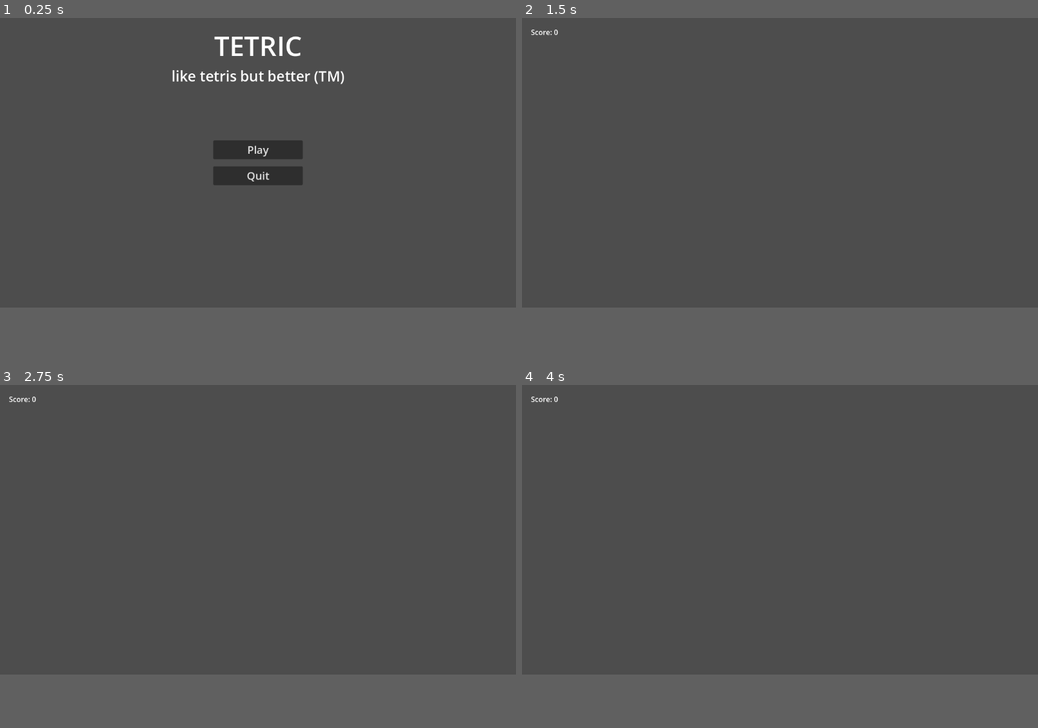
Above: before the commit, frames 1-4 (two rows, left to right).
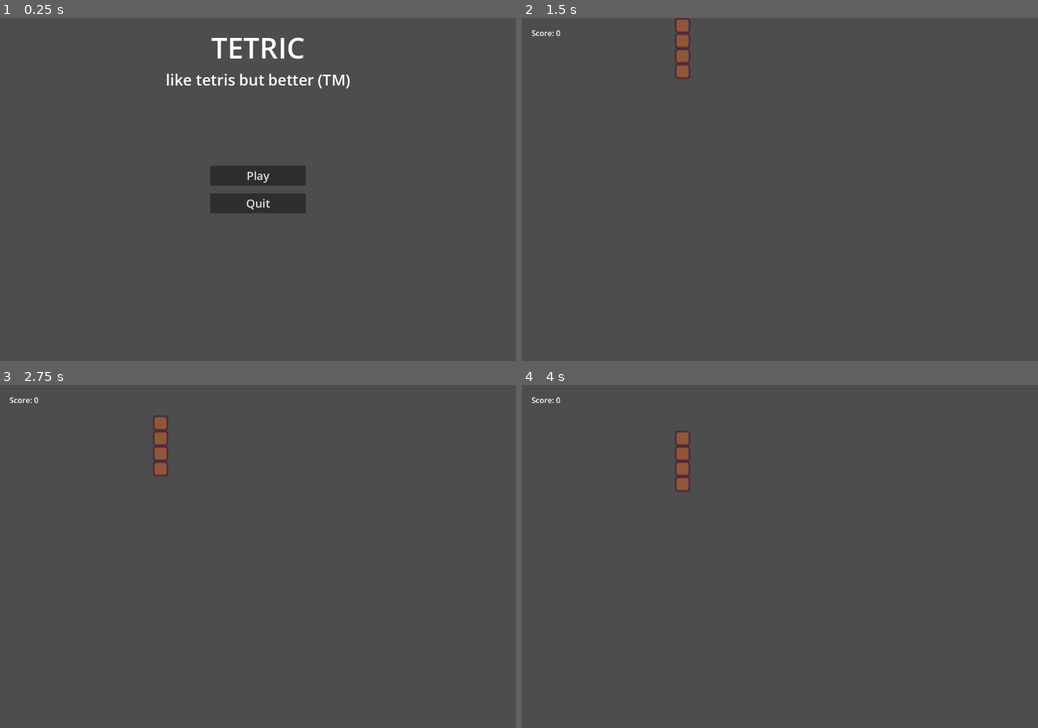
Above: after the commit, the same moments.

Repository: jollyroger182/tetric
Game: Godot game, scene res://scenes/menu/menu.tscn
The game is run twice, just before and just after one commit, with the same random seed, the same clock (stepped at 60 frames per second) and the same inputs.
Inputs:
- Up to frame 1 (0.25 s): no input
- Up to frame 2 (1.5 s): click "Play" at 0.5 s; tap Enter at 1.25 s; hold Right from 1.28 s (still down); tap W (rotate, bound only after the commit) at 1.35 s
- Up to frame 3 (2.75 s): tap Space at 2 s; release Right at 2.03 s; hold Down from 2.03 s (still down); tap W (rotate, bound only after the commit) at 2.1 s
- Up to frame 4 (4 s): release Down at 2.78 s; hold Right 2.78-3.53 s; tap Alt at 2.85 s; tap W (rotate, bound only after the commit) at 3.05, 3.8 s; tap Enter at 3.5 s; hold Up from 3.53 s (still down); tap Shift at 3.6 s
In our replay, the window is 800x450 before the commit and 800x533 after it. These sizes can differ from the game's own. Grey fills any space a smaller window leaves; there, only what the larger window draws over its background counts as a difference.

The runs differ from the first frame. In frame 1, 3.3% of the frame differs, in the area x 32-68%, y 5-57%; in frame 2, 0.6%; in frame 3, 0.6%; in frame 4, 0.6%.

Commit message:
add tetromino scene and logic

Diff:
--- a/autoloads/constants.gd
+++ b/autoloads/constants.gd
@@ -1 +1,2 @@
+const BOARD_SIZE = Vector2i(20, 20)
 const SIZE = 32
--- a/project.godot
+++ b/project.godot
@@ -21,8 +21,19 @@
 
 [display]
 
+window/size/viewport_width=1080
+window/size/viewport_height=720
 window/stretch/mode="viewport"
 
 [editor_plugins]
 
 enabled=PackedStringArray("res://addons/godot_super-wakatime/plugin.cfg")
+
+[input]
+
+rotate={
+"deadzone": 0.2,
+"events": [Object(InputEventKey,"resource_local_to_scene":false,"resource_name":"","device":-1,"window_id":0,"alt_pressed":false,"shift_pressed":false,"ctrl_pressed":false,"meta_pressed":false,"pressed":false,"keycode":0,"physical_keycode":87,"key_label":0,"unicode":119,"location":0,"echo":false,"script":null)
+, Object(InputEventKey,"resource_local_to_scene":false,"resource_name":"","device":-1,"window_id":0,"alt_pressed":false,"shift_pressed":false,"ctrl_pressed":false,"meta_pressed":false,"pressed":false,"keycode":0,"physical_keycode":4194320,"key_label":0,"unicode":0,"location":0,"echo":false,"script":null)
+]
+}
--- /dev/null
+++ b/scenes/components/tetromino/gravity.gd
@@ -0,0 +1,12 @@
+extends Node
+
+@export var piece: Tetromino
+@export var fall_interval = 1.0
+
+var time = 0.0
+
+func _process(delta: float) -> void:
+	time += delta
+	if time >= fall_interval:
+		time = 0.0
+		piece.try_move(Vector2i.DOWN)
--- /dev/null
+++ b/scenes/components/tetromino/input.gd
@@ -0,0 +1,8 @@
+extends Node
+
+@export var piece: Tetromino
+
+
+func _process(delta: float) -> void:
+	if Input.is_action_just_pressed("rotate"):
+		print("rotatey")
--- a/scenes/components/tetromino/tetromino.gd
+++ b/scenes/components/tetromino/tetromino.gd
@@ -1,6 +1,13 @@
 extends Node2D
+class_name Tetromino
+
+@export var board: Board
+
+const cell_image = preload("res://assets/images/cell.png")
 
 @onready var cells: Array[Node2D] = [$Cell1, $Cell2, $Cell3, $Cell4]
+@onready var input_handler = $InputHandler
+
 var offsets: Array[Vector2i] = [
 	Vector2i(0, 0),
 	Vector2i(0, 1),
@@ -8,7 +15,25 @@
 	Vector2i(0, 3)
 ]
 
+var offset = Vector2i.ZERO
+
 
 func _ready() -> void:
 	for i in range(4):
 		cells[i].position = offsets[i] * Constants.SIZE
+		cells[i].scale.x = 1.0 * Constants.SIZE / cell_image.get_width()
+		cells[i].scale.y = 1.0 * Constants.SIZE / cell_image.get_height()
+
+
+func _process(delta: float):
+	pass
+
+
+func update_position():
+	position = offset * Constants.SIZE
+
+
+func try_move(direction: Vector2i):
+	if board.can_place(offset + direction, offsets):
+		offset += direction
+		update_position()
--- a/scenes/components/tetromino/tetromino.tscn
+++ b/scenes/components/tetromino/tetromino.tscn
@@ -1,7 +1,9 @@
-[gd_scene load_steps=3 format=3 uid="uid://bmw36fknked8f"]
+[gd_scene load_steps=5 format=3 uid="uid://bmw36fknked8f"]
 
 [ext_resource type="Script" uid="uid://lnde6jqdi0ol" path="res://scenes/components/tetromino/tetromino.gd" id="1_anylu"]
 [ext_resource type="Texture2D" uid="uid://biupmqo5o7vib" path="res://assets/images/cell.png" id="2_2mgpo"]
+[ext_resource type="Script" uid="uid://bhkff2w82yn24" path="res://scenes/components/tetromino/input.gd" id="3_2mgpo"]
+[ext_resource type="Script" uid="uid://br40t2l7js0wx" path="res://scenes/components/tetromino/gravity.gd" id="4_tfj2p"]
 
 [node name="Tetromino" type="Node2D"]
 script = ExtResource("1_anylu")
@@ -21,3 +23,11 @@
 [node name="Cell4" type="Sprite2D" parent="."]
 texture = ExtResource("2_2mgpo")
 centered = false
+
+[node name="InputHandler" type="Node" parent="." node_paths=PackedStringArray("piece")]
+script = ExtResource("3_2mgpo")
+piece = NodePath("..")
+
+[node name="Gravity" type="Node" parent="." node_paths=PackedStringArray("piece")]
+script = ExtResource("4_tfj2p")
+piece = NodePath("..")
--- /dev/null
+++ b/scenes/main/board.gd
@@ -0,0 +1,25 @@
+extends Node2D
+class_name Board
+
+const TetrominoScene = preload("res://scenes/components/tetromino/tetromino.tscn")
+
+
+# Called when the node enters the scene tree for the first time.
+func _ready() -> void:
+	pass # Replace with function body.
+
+
+# Called every frame. 'delta' is the elapsed time since the previous frame.
+func _process(delta: float) -> void:
+	pass
+
+
+func spawn_piece():
+	var tetromino: Tetromino = TetrominoScene.instantiate()
+	tetromino.board = self
+	tetromino.name = "ActivePiece"
+	add_child(tetromino)
+
+
+func can_place(offset: Vector2i, piece: Array[Vector2i]) -> bool:
+	return true
--- /dev/null
+++ b/scenes/main/main.gd
@@ -0,0 +1,15 @@
+extends Node2D
+
+@onready var board: Board = $Board
+
+
+# Called when the node enters the scene tree for the first time.
+func _ready() -> void:
+	board.position.x = Constants.BOARD_SIZE.x * Constants.SIZE / 2
+	print(board.position.x)
+	board.spawn_piece()
+
+
+# Called every frame. 'delta' is the elapsed time since the previous frame.
+func _process(delta: float) -> void:
+	pass
--- a/scenes/main/main.tscn
+++ b/scenes/main/main.tscn
@@ -1,8 +1,13 @@
-[gd_scene format=3 uid="uid://cuftekcatbj70"]
+[gd_scene load_steps=3 format=3 uid="uid://cuftekcatbj70"]
+
+[ext_resource type="Script" uid="uid://dl2aask6rqgmy" path="res://scenes/main/board.gd" id="1_hyk8p"]
+[ext_resource type="Script" uid="uid://c5ssj84mmqqk0" path="res://scenes/main/main.gd" id="1_iuonh"]
 
 [node name="Main" type="Node2D"]
+script = ExtResource("1_iuonh")
 
 [node name="Board" type="Node2D" parent="."]
+script = ExtResource("1_hyk8p")
 
 [node name="UI" type="CanvasLayer" parent="."]
 
Not shown, added: scenes/components/tetromino/gravity.gd.uid
Not shown, added: scenes/components/tetromino/input.gd.uid
Not shown, added: scenes/main/board.gd.uid
Not shown, added: scenes/main/main.gd.uid
